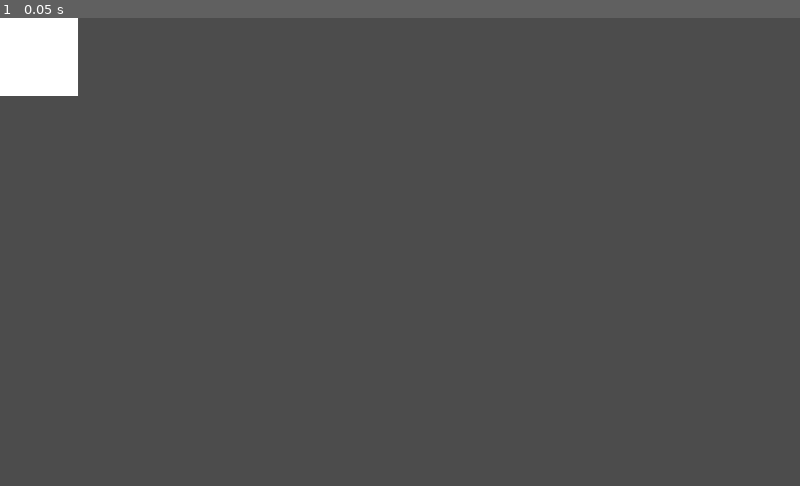
Above: before the commit, frame 1.
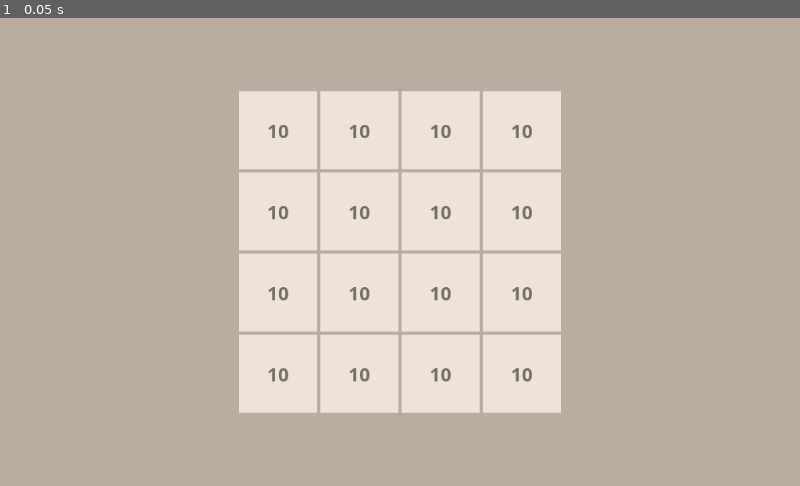
Above: after the commit, the same moment.

Repository: xinyer/game-2048
Game: Godot game, scene res://Board.tscn
The game is run twice, just before and just after one commit, with the same random seed, the same clock (stepped at 60 frames per second) and the same inputs. Before the commit the project starts from res://Tile.tscn.
Inputs:
- Up to frame 1 (0.05 s): no input

The runs differ from the first frame. In frame 1, 100% of the frame differs, in the area x 0-100%, y 0-100%.

Commit message:
create empty board

Diff:
--- /dev/null
+++ b/Board.tscn
@@ -0,0 +1,24 @@
+[gd_scene load_steps=2 format=2]
+
+[ext_resource path="res://Scripts/Board.gd" type="Script" id=1]
+
+[node name="Board" type="ColorRect"]
+anchor_right = 1.0
+anchor_bottom = 1.0
+grow_horizontal = 2
+grow_vertical = 2
+size_flags_horizontal = 3
+size_flags_vertical = 3
+color = Color( 0.733333, 0.678431, 0.627451, 1 )
+script = ExtResource( 1 )
+
+[node name="Container" type="CenterContainer" parent="."]
+anchor_right = 1.0
+anchor_bottom = 1.0
+
+[node name="Grid" type="GridContainer" parent="Container"]
+margin_left = 512.0
+margin_top = 300.0
+margin_right = 512.0
+margin_bottom = 300.0
+columns = 4
--- /dev/null
+++ b/Scripts/Board.gd
@@ -0,0 +1,18 @@
+extends ColorRect
+
+const width = 4
+const height = 4
+
+const tile = preload("res://Tile.tscn")
+
+var nodes:Array = []
+
+func _ready():
+	init_board()
+
+func init_board():
+	for n in range(0, width * height):
+		var node = tile.instance()
+		node.setValue(10)
+		nodes.push_front(node)
+		$Container/Grid.add_child(node)
--- a/Tile.gd
+++ b/Scripts/Tile.gd
@@ -3,13 +3,15 @@
 var defaultColor: Color = Color(205, 193, 180)
 
 func _ready():
-	$TextContainer/Label.text = ""
-	$Background.color = defaultColor
+#	$TextContainer/Label.text = ""
+#	$Background.color = defaultColor
+	pass
 
-func setValue(value: int):
+func setValue(value: int) -> void:
+	print("set value:" + str(value))
 	if (value == 0):
 		$TextContainer/Label.text = ""
-		$Background.color = defaultColor
+#		$Background.color = defaultColor
 	else:
 		$TextContainer/Label.text = str(value)
 		# TODO: change color by the value
--- a/Tile.tscn
+++ b/Tile.tscn
@@ -1,7 +1,7 @@
 [gd_scene load_steps=4 format=2]
 
 [ext_resource path="res://Fonts/OpenSans-Bold.ttf" type="DynamicFontData" id=1]
-[ext_resource path="res://Tile.gd" type="Script" id=2]
+[ext_resource path="res://Scripts/Tile.gd" type="Script" id=2]
 
 [sub_resource type="DynamicFont" id=1]
 size = 24
@@ -10,11 +10,15 @@
 [node name="Tile" type="Control"]
 anchor_right = 1.0
 anchor_bottom = 1.0
+margin_right = -924.0
+margin_bottom = -500.0
+rect_min_size = Vector2( 100, 100 )
 script = ExtResource( 2 )
 
 [node name="Background" type="ColorRect" parent="."]
 margin_right = 100.0
 margin_bottom = 100.0
+color = Color( 0.933333, 0.894118, 0.854902, 1 )
 
 [node name="TextContainer" type="CenterContainer" parent="."]
 margin_top = 1.0
--- a/project.godot
+++ b/project.godot
@@ -11,8 +11,12 @@
 [application]
 
 config/name="2048"
-run/main_scene="res://Tile.tscn"
+run/main_scene="res://Board.tscn"
 config/icon="res://icon.png"
+
+[global]
+
+main=false
 
 [physics]
 
